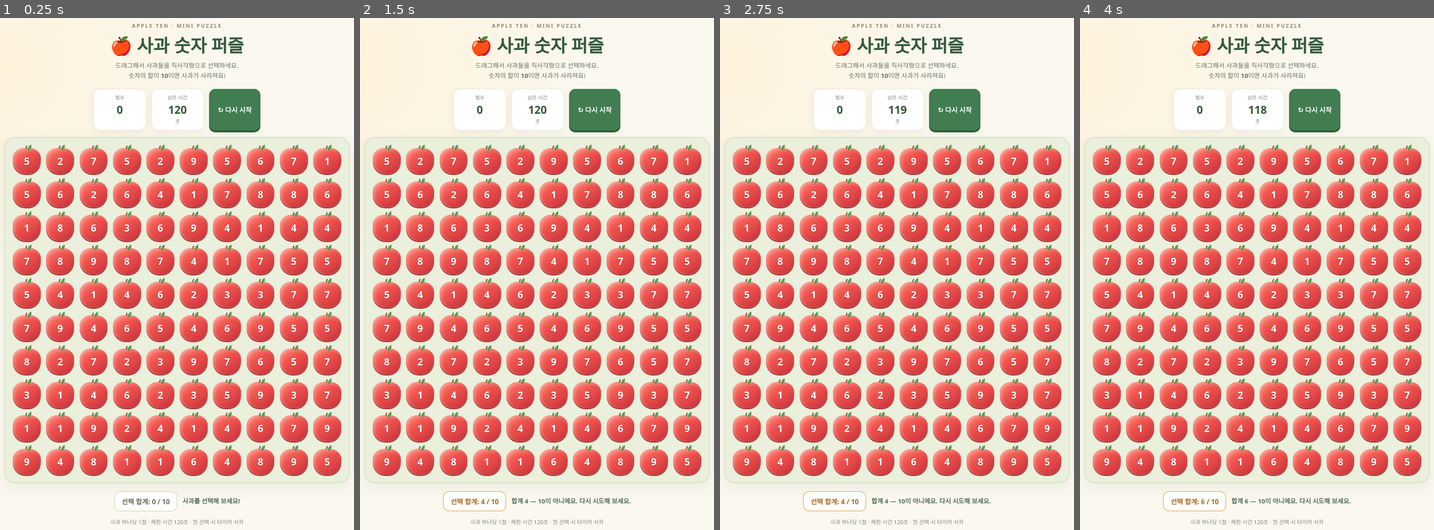
Above: before the commit, frames 1-4 (left to right).
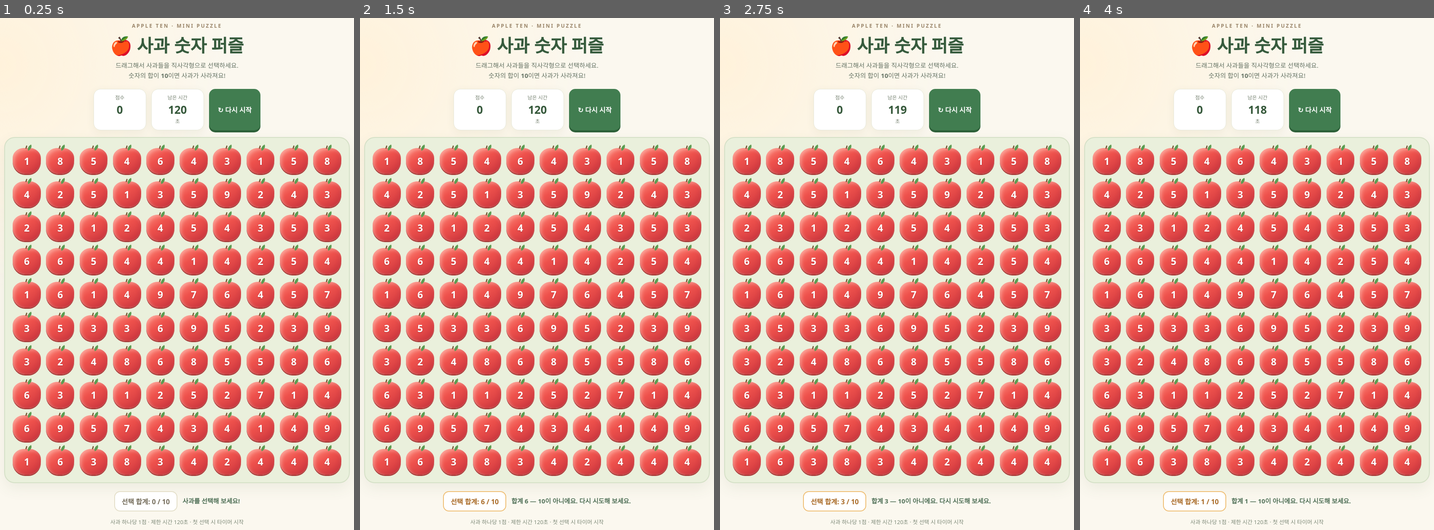
Above: after the commit, the same moments.

Repository: syha050728-code/apple-game
Game: browser game, page index.html
The game is run twice, just before and just after one commit, with the same random seed, the same clock (stepped at 60 frames per second) and the same inputs.
Inputs (mouse positions are in pixels of both pictures, inside the frame that each line leads up to):
- Up to frame 1 (0.25 s): no input
- Up to frame 2 (1.5 s): move the mouse to (537, 345) at 1.07 s; click (420, 294) at 1.27 s
- Up to frame 3 (2.75 s): move the mouse to (826, 274) at 1.67 s; click (748, 361) at 1.87 s; press the mouse at (967, 258) at 2.27 s; release the mouse at (897, 243) at 2.4 s; click (879, 192) at 2.47 s
- Up to frame 4 (4 s): move the mouse to (1310, 381) at 2.87 s; click (1140, 161) at 3.07 s; move the mouse to (1172, 396) at 3.47 s; click (1172, 227) at 3.67 s

The runs differ from the first frame. In frame 1, 1.1% of the frame differs, in the area x 6-94%, y 27-88%; in frame 2, 1.1%; in frame 3, 1.1%, in the area x 6-94%, y 27-95%; in frame 4, 1.1%.

Commit message:
Adjust number distribution for easier gameplay

Diff:
--- a/index.html
+++ b/index.html
@@ -34,7 +34,7 @@
 board.addEventListener('pointermove',e=>{if(!dragging||ended)return;const i=cellFromPoint(e.clientX,e.clientY);if(i!==null&&i!==endCell){endCell=i;render();updateStatus()}});
 function finishDrag(){if(!dragging||ended)return;dragging=false;const {picked,sum}=currentSelection();startCell=null;en …(761 unchanged characters)…
 board.addEventListener('pointerup',finishDrag);board.addEventListener('pointercancel',finishDrag);
-function restart(){clearInterval(timer);clearTimeout(animati …(268 unchanged characters)… =Array.from({length:ROWS*COLS},()=>Math.floor(Math.random()*9)+1);sumEl.textContent='선택 합계: 0 / 10';sumE …(63 unchanged characters)…
+function restart(){clearInterval(timer);clearTimeout(animati …(268 unchanged characters)… =Array.from({length:ROWS*COLS},()=>Math.random()<0.75?Math.floor(Math.random()*5)+1:Math.floor(Math.random()*4)+6);sumEl.textContent='선택 합계: 0 / 10';sumE …(63 unchanged characters)…
 document.getElementById('restart').addEventListener('click',restart);document.getElementById('playAgain').addEventListener('click',restart);restart();
 </script>
 </body>
